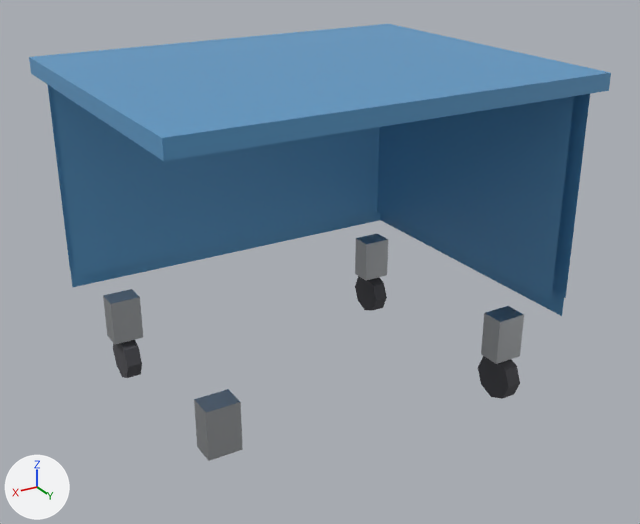
The FBX model Tools/butchery/fbx/SM_PROP_MEAT_BIN.fbx: old version first, new version second.
Camera for both pictures: a 50 mm lens placed at (1.044, 1.796, 1.252), pointed at (-0.012, 0.036, 0.372). Lighting does not change. The marker at lower left points along +X, +Y and +Z. The older version comes first.

Objects in the first picture: 'SM_PROP_MEAT_BIN'.
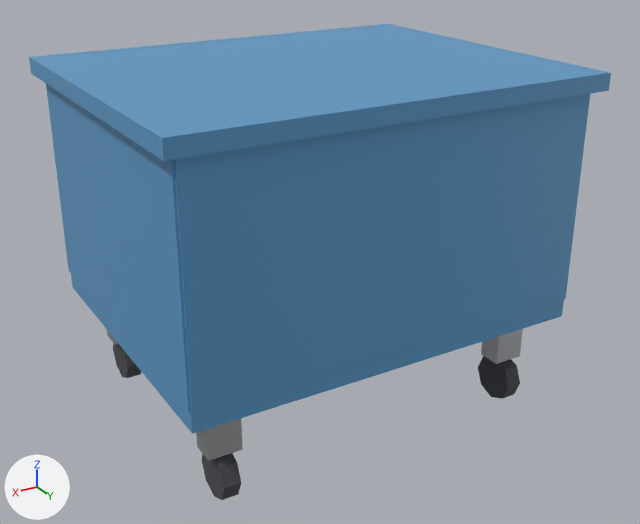
Patch to the scene script:
```diff
--- a/Tools/butchery/fbx/SM_PROP_MEAT_BIN.fbx.py
+++ b/Tools/butchery/fbx/SM_PROP_MEAT_BIN.fbx.py
@@ me_sm_prop_meat_bin_001 @@
 # used by ob_sm_prop_meat_bin; location = (0.0, 0.0, 0.0)
-me_sm_prop_meat_bin_001.from_pydata(...)  # 110 vertices, 96 faces; spans x -0.53..0.53, y -0.43..0.43, z 0.0..0.86
+me_sm_prop_meat_bin_001.from_pydata(...)  # 144 vertices, 136 faces; spans x -0.53..0.53, y -0.43..0.43, z 0.0..0.86
+# me_sm_prop_meat_bin_001 part 1: a new loose piece, an 8-sided cylinder along x spanning x 0.38..0.42, y 0.24..0.36, z 0.0..0.12, in mat_m_butchery_rubber (dark grey #4b4b50)
+# me_sm_prop_meat_bin_001 part 2
+# 10 vertices are added at x -0.5..0.505, y -0.4..0.405, z 0.25..0.31
+# 8 new vertices lie (0.0, 0.0, 0.52) away from vertices in x -0.5..0.505, y -0.4..0.405, z 0.3
+# 20 new faces join them, mat_m_butchery_blueplastic (blue #5999c8)
 me_sm_prop_meat_bin_001.materials.append(mat_m_butchery_blueplastic)
```

What differs and where, as boxes (x1, y1, x2, y2) in the pictures (640 x 524 px):
'SM_PROP_MEAT_BIN', reshaped (9% taller): before (29, 24, 611, 461); after (29, 24, 611, 500)
part 1 of me_sm_prop_meat_bin_001, added: after (202, 453, 241, 500)
part 2 of me_sm_prop_meat_bin_001, added (blue): after (46, 84, 590, 434)
